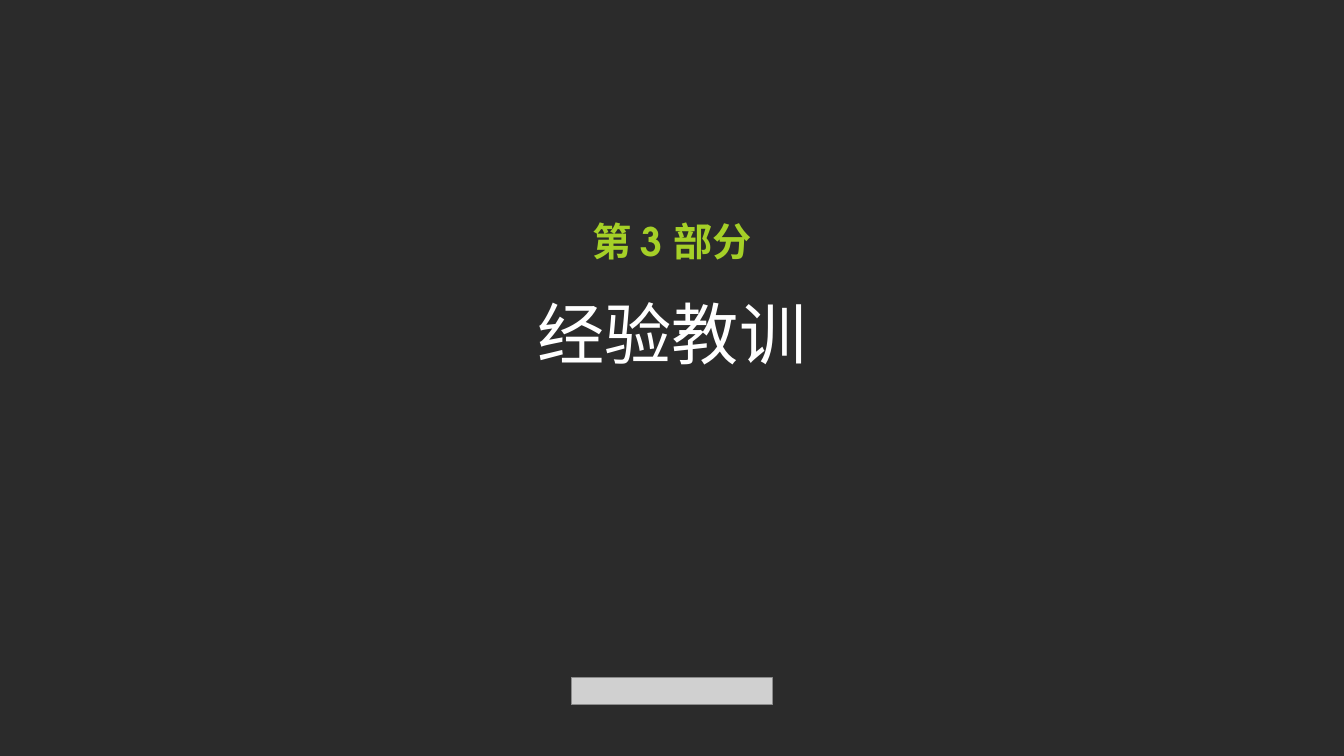
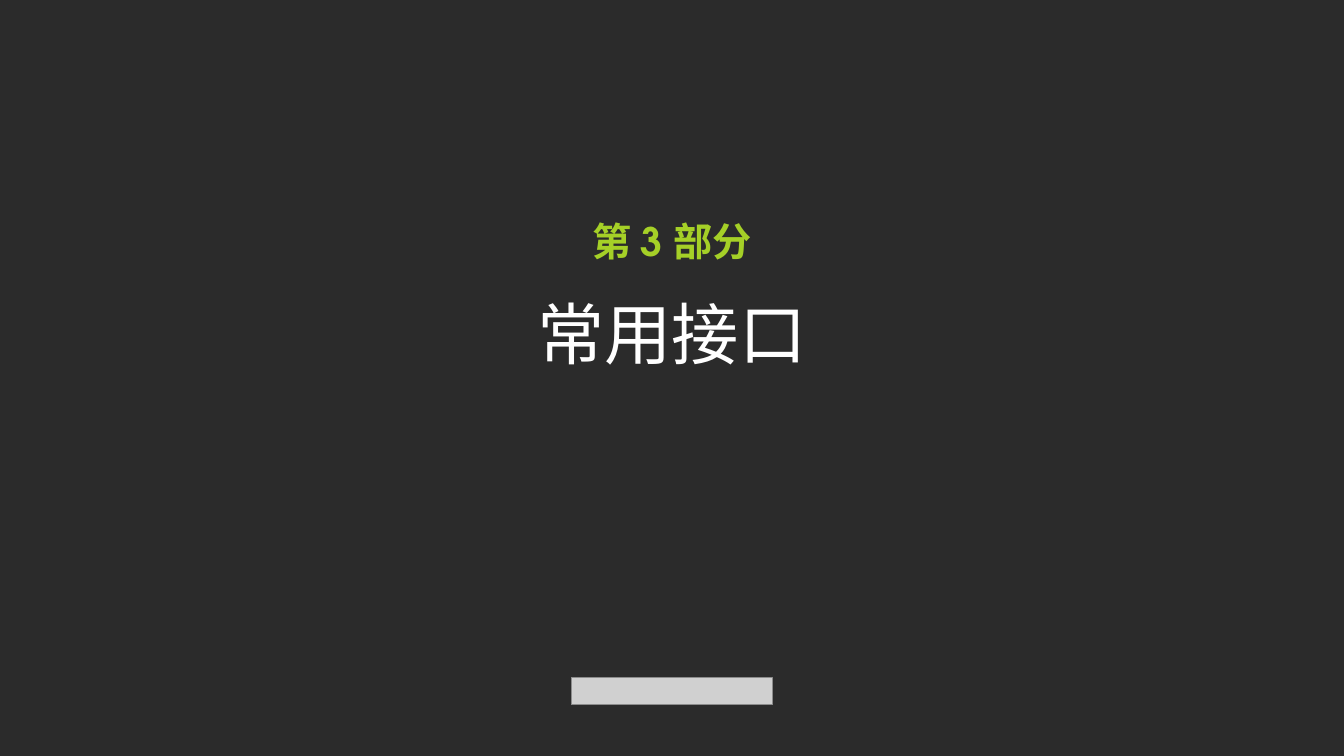
Before and after one commit to mikemikemao/c-11, a slide deck: slide 27 of encryption.pptx (slide 20 before the commit). Drawn at 1344x756 pixels with LibreOffice and Linux fonts; fonts in the diff are those of the drawing; grey boxes stand for pictures; background and template pictures are left out; a plain dark background stands for a picture behind light text. Boxes give left, top, right and bottom in pixels: in the first picture for what was removed or moved away, otherwise in the second. Text is boxed around its words. In the diff, an @@ line names an element or a change of style, - is before the commit and + after.

```diff
--- a/encryption.pptx
+++ b/encryption.pptx
@@ text at [538, 302, 807, 365]: text changed @@
-经验教训
+常用接口
```
Also in this commit, not shown: 7 other slides changed, 14 slides added, 7 slides removed.
